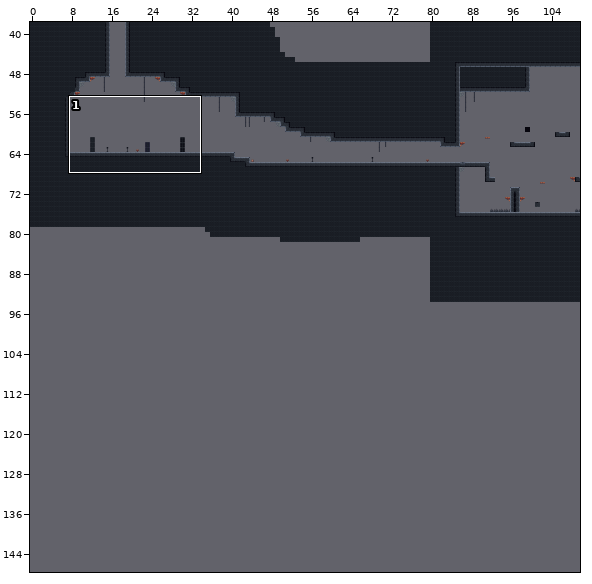
Tiled map -- levels/1/boss_room/boss_room.tmx. Above: a wide view before the commit, with the close-up outlined.
Close-up. Old version:
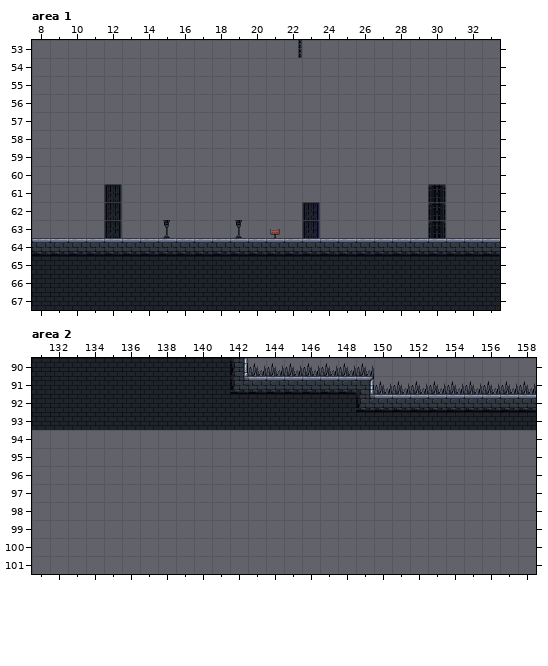
Cells are 32x32 px. Shown: area 1 x 8..33, y 53..67; area 2 x 131..158, y 90..101. The commit also changed other parts of the map, which this record leaves out. The old version is drawn lined up with the new one.
The result:
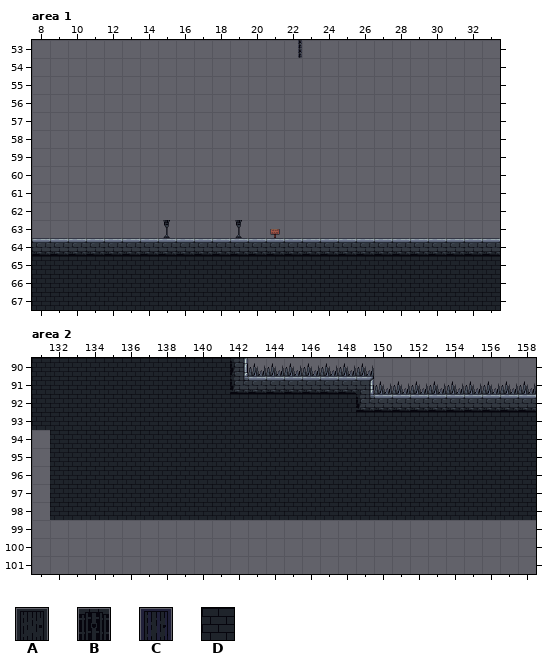
Key: from "doorways": A 0 "door", B 1 "gate", C 2 "lastdoor"; from "non_collision_surface": D 5 "tile046".
_ is an empty cell.
What changed:
map size 345x148 -> 345x103 cells
Layer "doorways", area 1:
y 61: x 12 A -> _; x 30 B -> _
y 62..63: x 12 A -> _; x 23 C -> _; x 30 B -> _
Layer "background1", area 2:
y 94..98: x 132..158 ___________________________ -> DDDDDDDDDDDDDDDDDDDDDDDDDDD
Where, in picture pixels (left, top, right, bottom), the same in both close-ups:
removed: (104, 184, 122, 238)
removed: (428, 184, 446, 238)
removed: (302, 202, 320, 238)
added: (50, 430, 536, 520)
